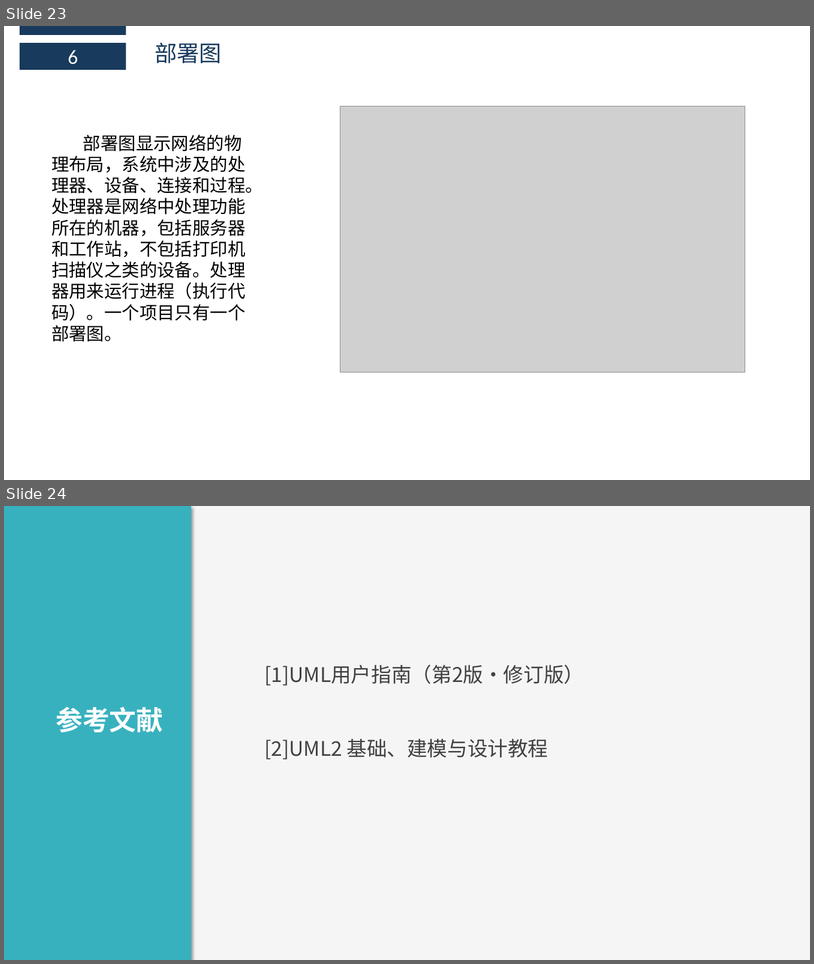
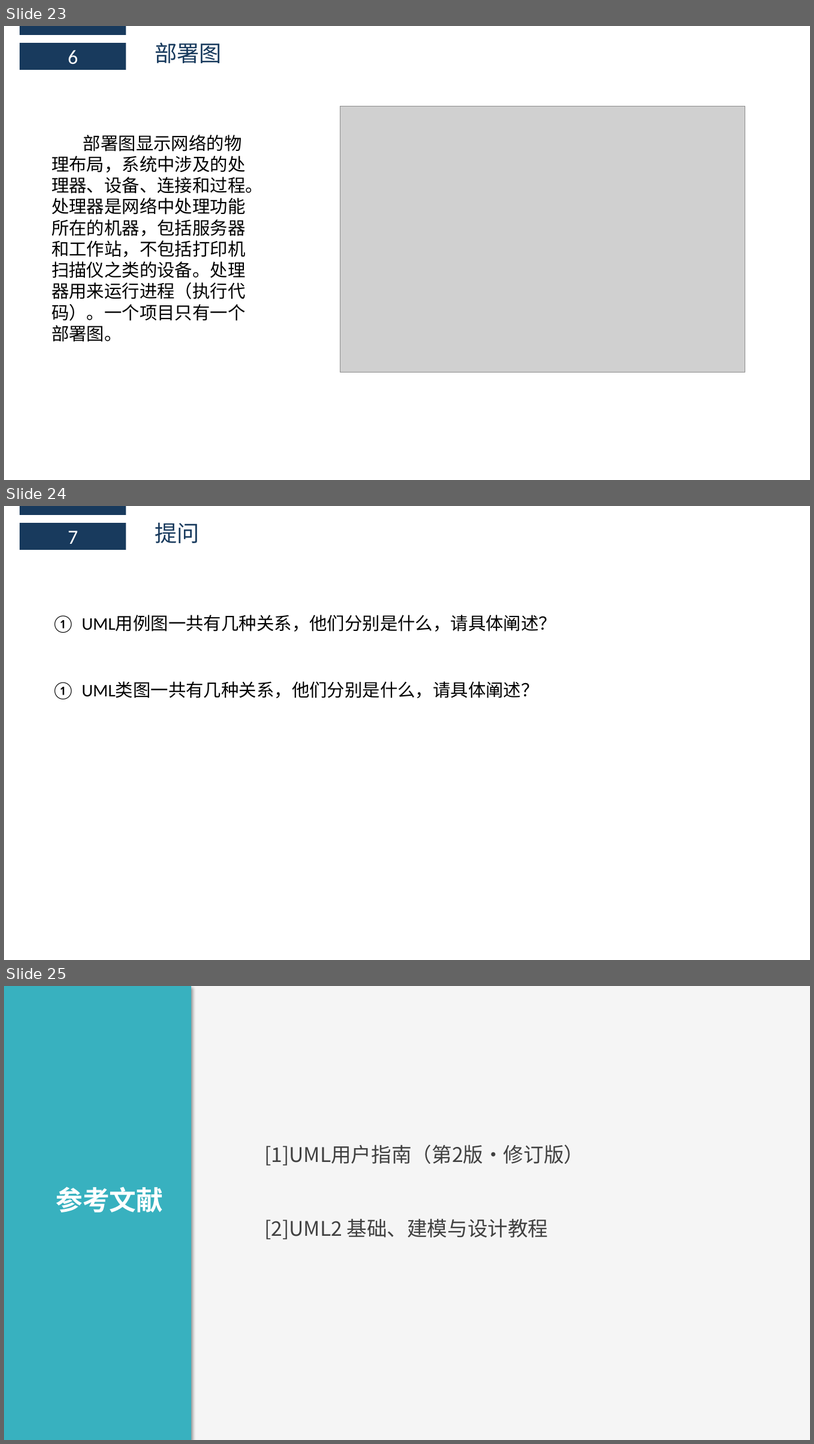
Before and after one commit to boboHh/AssistantTeaching, a slide deck: 非受控文档/01-江亮儒/PRD2018-G11-UML图.pptx. Shown one above the other, each under a label of ours: slides 23 and 24 before the commit, slides 23, 24 and 25 after it. The pictures are 814x964 and 814x1444 pixels, drawn with LibreOffice and Linux fonts; fonts in the diff are those of the drawing; grey boxes stand for pictures. Boxes give left, top, right and bottom in pixels: in the first picture for what was removed or moved away, otherwise in the second. Text is boxed around its words. In the diff, an @@ line names an element or a change of style, - is before the commit and + after.

```diff
--- a/非受控文档/01-江亮儒/PRD2018-G11-UML图.pptx
+++ b/非受控文档/01-江亮儒/PRD2018-G11-UML图.pptx
@@ slide 24 added at <box>4,506,810,960</box>, background #FFFFFF @@
@@ rectangle added at <box>20,506,126,515</box>, fill #183A5D @@
@@ rectangle added at <box>20,523,126,550</box>, fill #183A5D, 24 pt, text #FFFFFF @@
+7
@@ text added at <box>155,522,199,543</box>, 26.6 pt, text #183A5D @@
+提问
@@ text added at <box>82,615,557,631</box>, 21 pt, text #000000 @@
+1. UML用例图一共有几种关系，他们分别是什么，请具体阐述？
@@ text added at <box>82,681,539,698</box>, 21 pt, text #000000 @@
+1. UML类图一共有几种关系，他们分别是什么，请具体阐述？
@@ what was slide 24 is now slide 25 @@
```
Also in this commit, not shown: 1 slide changed.
